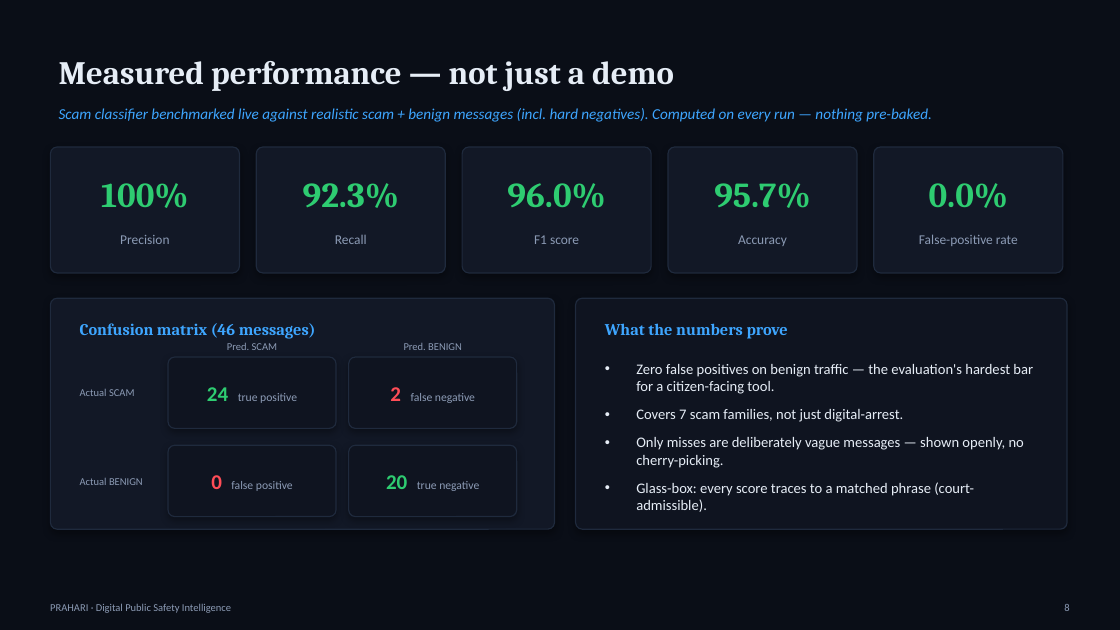
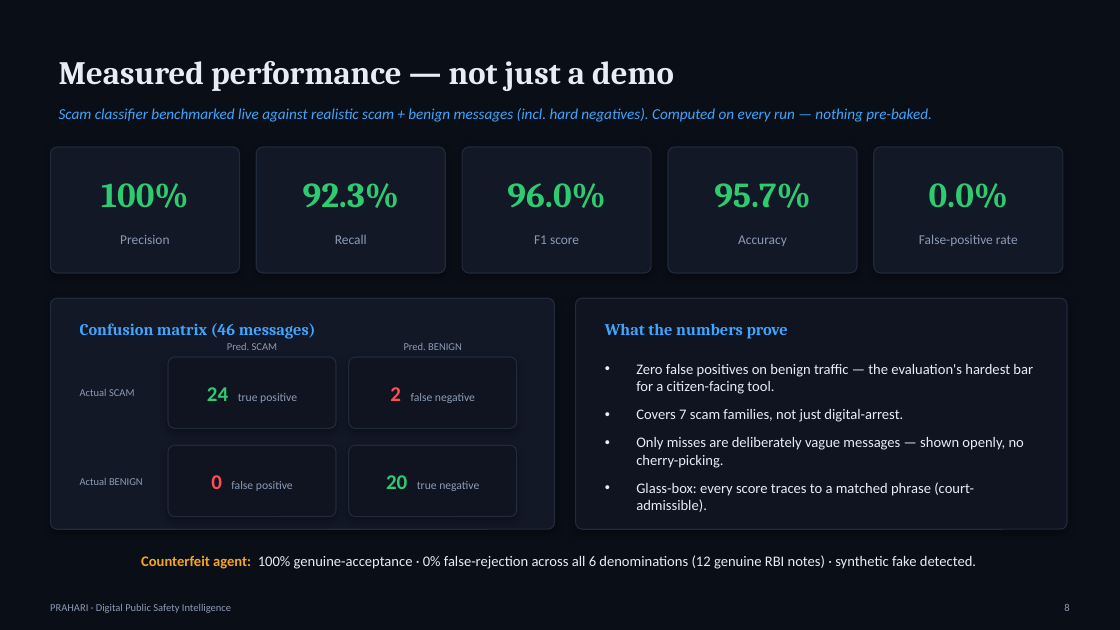
Before and after one commit to Ravianshu19/AI-for-Digital-Public-Safety, a slide deck: slide 8 of docs/Prahari_Pitch_Deck.pptx. Drawn at 1120x630 pixels with LibreOffice and Linux fonts; fonts in the diff are those of the drawing. Boxes give left, top, right and bottom in pixels: in the first picture for what was removed or moved away, otherwise in the second. Text is boxed around its words. In the diff, an @@ line names an element or a change of style, - is before the commit and + after.

```diff
--- a/docs/Prahari_Pitch_Deck.pptx
+++ b/docs/Prahari_Pitch_Deck.pptx
@@ text added at [141, 555, 976, 569], 12.5 pt, text #E6EDF6 @@
+Counterfeit agent: 100% genuine-acceptance · 0% false-rejection across all 6 denominations (12 genuine RBI notes) · synthetic fake detected.
```
Also in this commit, not shown: 31 other files.
